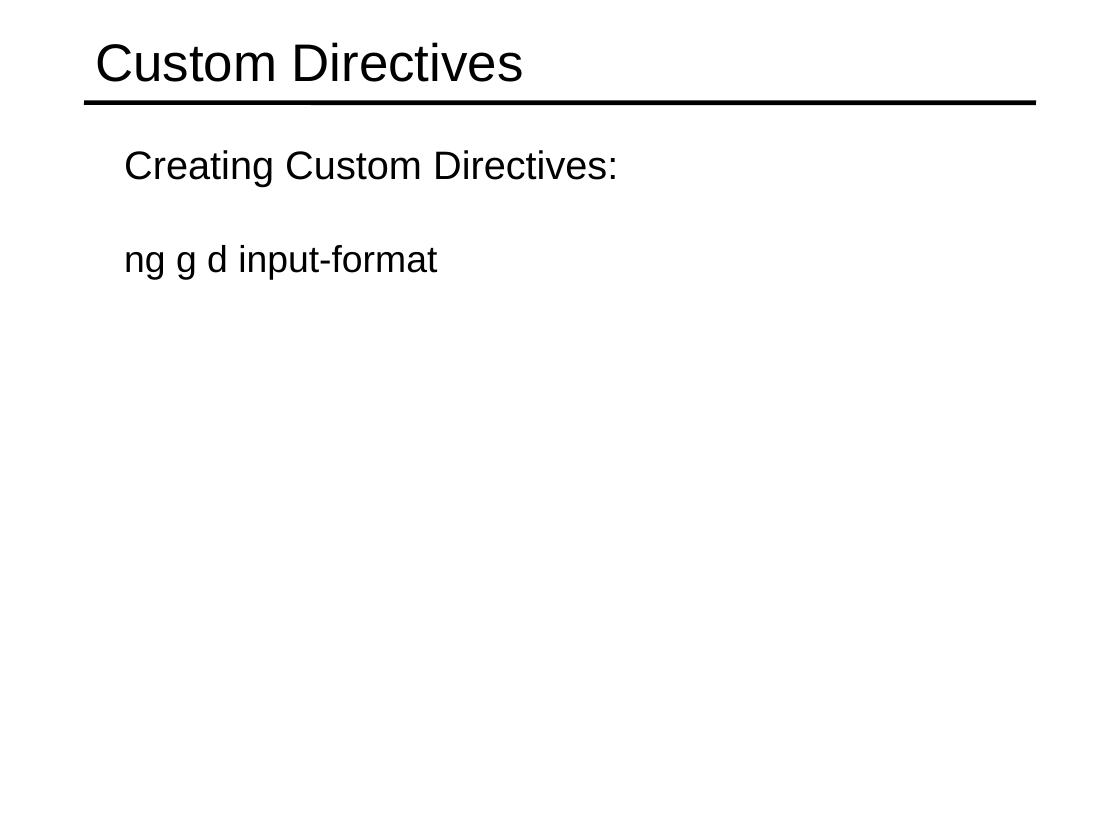
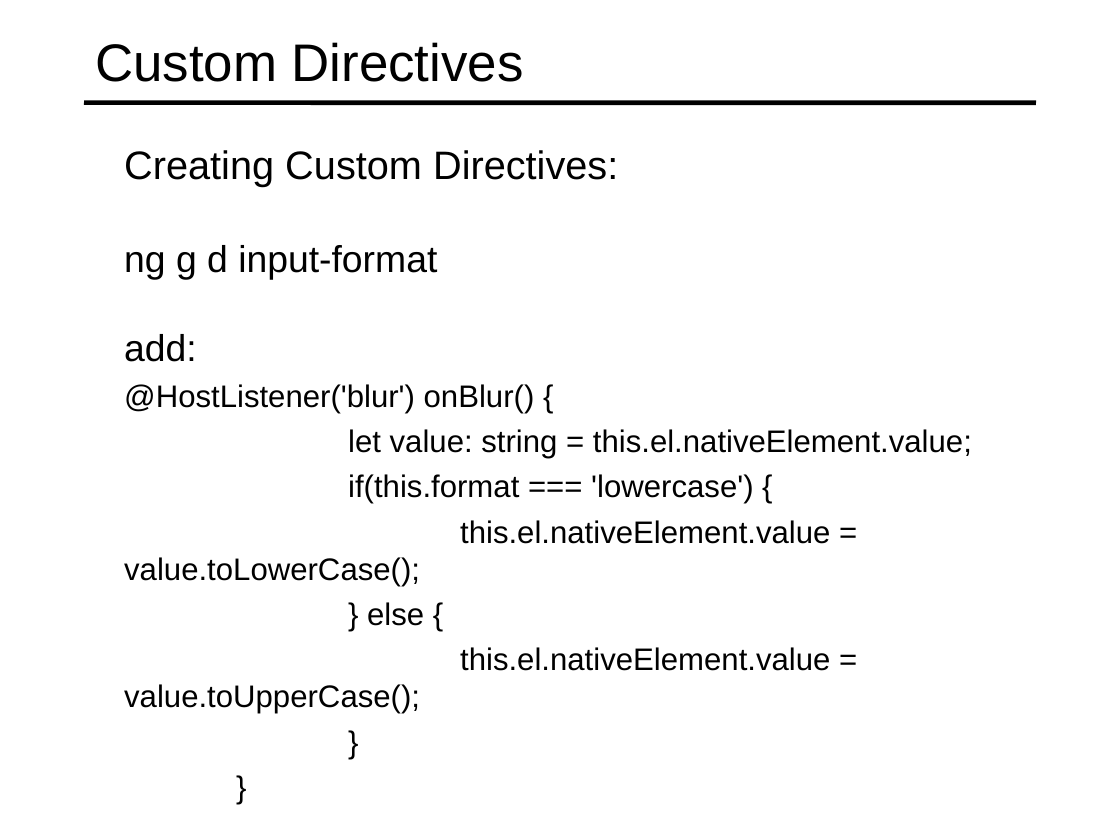
Before and after one commit to specter01wj/Jago_Link_Training, a slide deck: slide 14 of Angular/Angular7/Angular Advanced Course/Essentials/4.Directives/L4_Directives.ppt. Drawn at 1120x840 pixels with LibreOffice and Linux fonts; fonts in the diff are those of the drawing. Boxes give left, top, right and bottom in pixels: in the first picture for what was removed or moved away, otherwise in the second. Text is boxed around its words. In the diff, an @@ line names an element or a change of style, - is before the commit and + after.

Commit message:
10/15/2019 v1

```diff
--- a/Angular/Angular7/Angular Advanced Course/Essentials/4.Directives/L4_Directives.ppt
+++ b/Angular/Angular7/Angular Advanced Course/Essentials/4.Directives/L4_Directives.ppt
@@ text added at (124, 334, 972, 714), 20 pt, text #000000 @@
+  add:
+  @HostListener('blur') onBlur() {
+  let value: string = this.el.nativeElement.value;
+  if(this.format === 'lowercase') {
+  this.el.nativeElement.value = value.toLowerCase();
+  } else {
+  this.el.nativeElement.value = value.toUpperCase();
+  }
+  }
```
